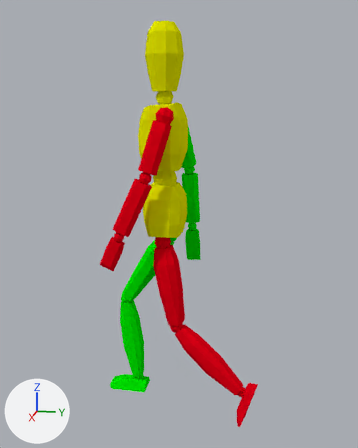
An edit to the Blender file Growing Flower Game/Assets/demo_character_model/demo_model.blend, drawn before and after from the same camera.
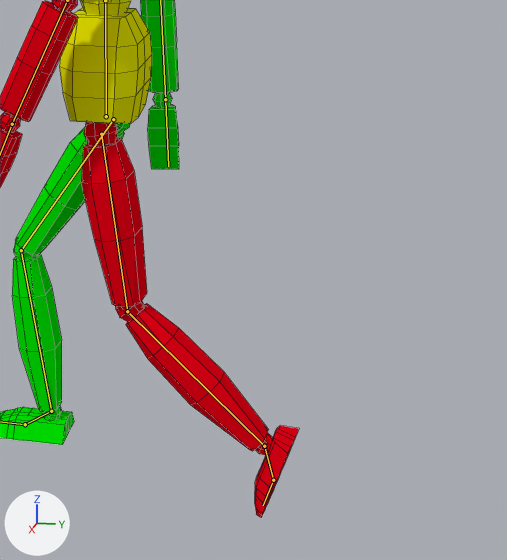
Each version appears first whole from a 50 mm camera at (2.063, 0.489, 1.366) aimed at (-0.008, 0.075, 0.848), and next in a close-up on the part from 32% to 100% of the width and 40% to 100% of the height. Arrows for +X, +Y and +Z are at lower left; the lights stay in place. Both versions are drawn at frame 15 of the action 'ArmatureAction'; the numbers are the values there. The bones that bend it are drawn over the model as lines in the close-ups. The close-ups show mesh edges as thin lines.
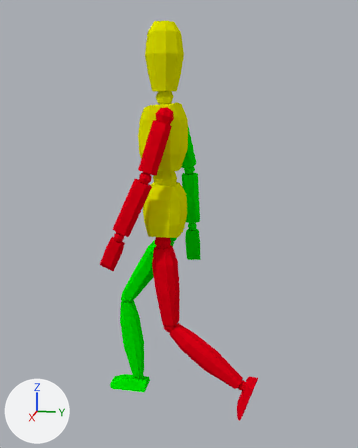
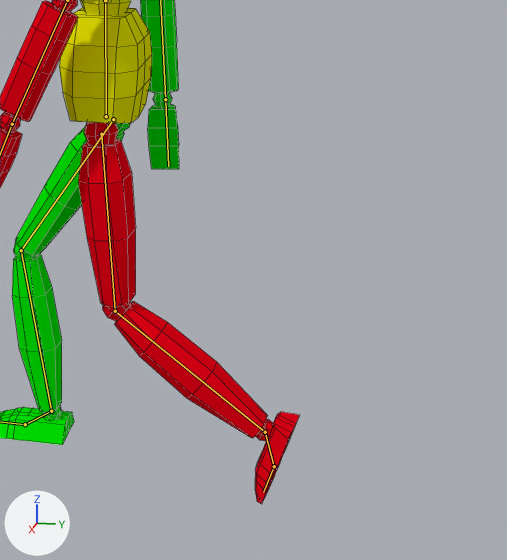
Changed parts and their boxes [x1, y1, x2, y2] in the close-ups (507 x 560 px):
'Cube', posed
    before: [0, 0, 299, 517]
    after: [0, 0, 299, 504]

Diff of the bpy script that builds the scene:
```diff
--- a/Growing Flower Game/Assets/demo_character_model/demo_model.blend.py
+++ b/Growing Flower Game/Assets/demo_character_model/demo_model.blend.py
@@ bone_leg_ik_l @@
 bone_leg_ik_l = bpy.data.objects['Armature'].pose.bones['Leg_IK.L']  # child of 'Root'
-bone_leg_ik_l.location = (-0.004, 0.371, 0.076)
-bone_leg_ik_l.rotation_quaternion = (1.0, 0.0, 0.0, 0.0)  # degrees (0, 0, 0)
+bone_leg_ik_l.location = (-0.018, 0.37, 0.106)
+bone_leg_ik_l.rotation_quaternion = (0.899, 0.394, 0.0, 0.192)  # degrees (46, -9, 20)
```
